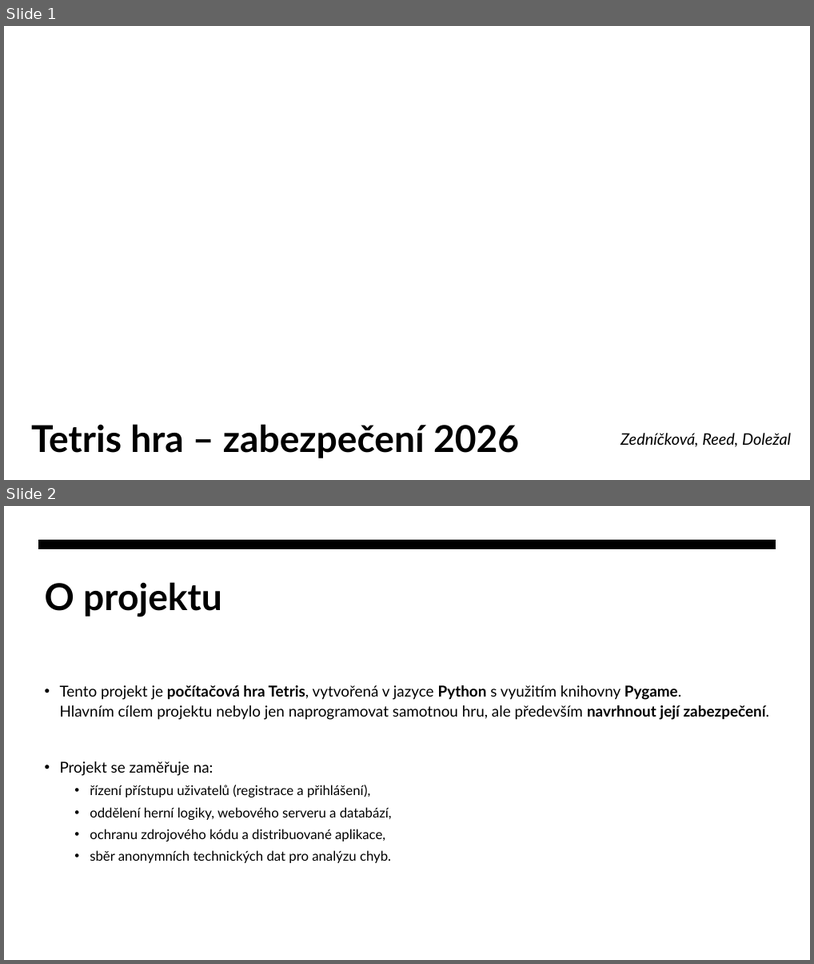
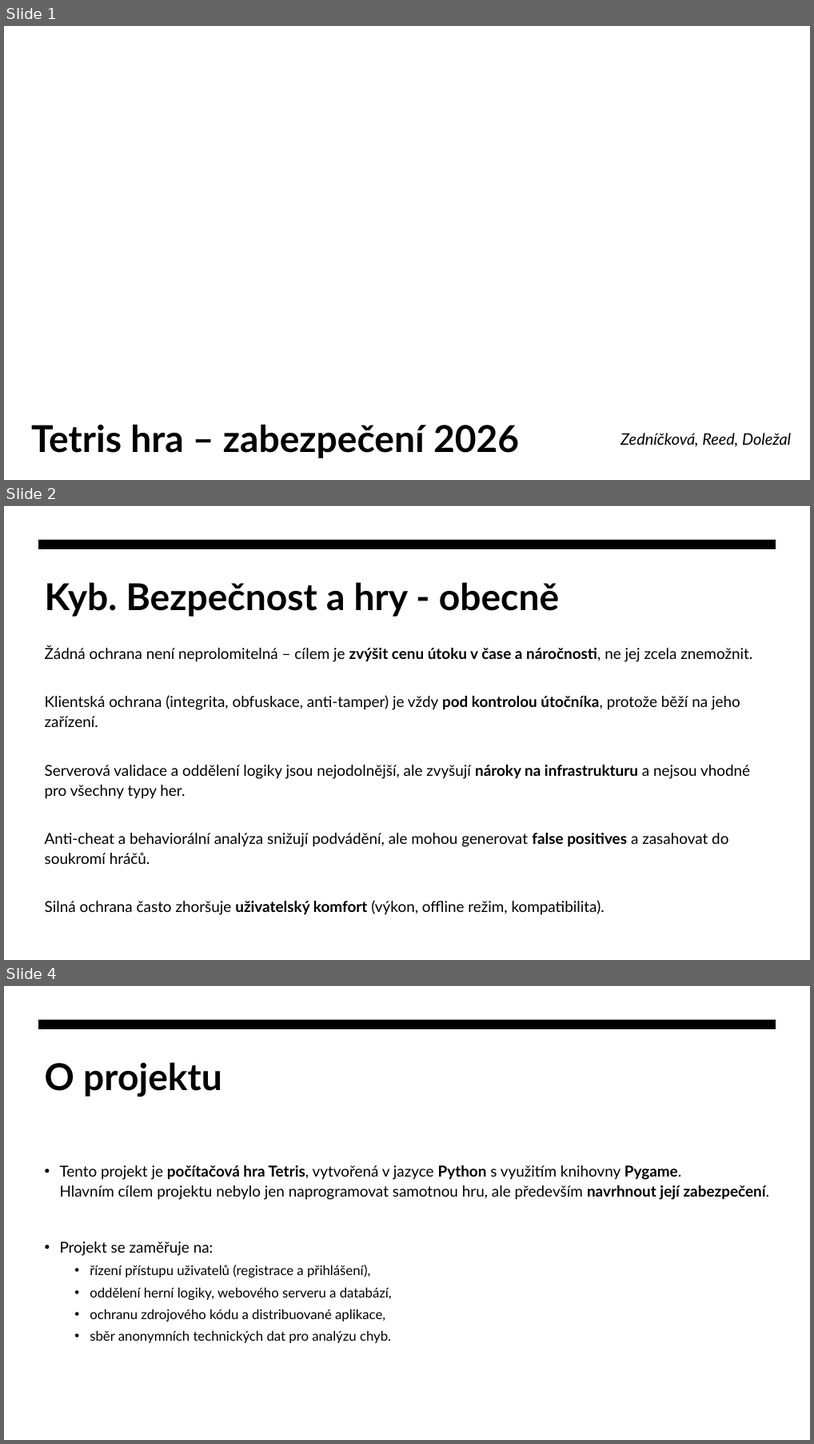
Before and after one commit to DannyZednickova/tetris_game_project, a slide deck: Tetris hra - zabezpečení.pptx. Shown one above the other, each under a label of ours: slides 1 and 2 before the commit, slides 1, 2 and 4 after it; the slides between them are not shown. The pictures are 814x964 and 814x1444 pixels, drawn with LibreOffice and Linux fonts; fonts in the diff are those of the drawing; background and template pictures are left out. Boxes give left, top, right and bottom in pixels: in the first picture for what was removed or moved away, otherwise in the second. Text is boxed around its words. In the diff, an @@ line names an element or a change of style, - is before the commit and + after.

```diff
--- a/Tetris hra - zabezpečení.pptx
+++ b/Tetris hra - zabezpečení.pptx
@@ slide 2 added at (4,506,810,960), background #FFFFFF; not listed: 1 template element that a slide beside it also shows @@
@@ title added at (45,582,559,616), 44 pt, text #000000, bold @@
+Kyb. Bezpečnost a hry - obecně
@@ text added at (45,646,753,915), 18 pt, text #000000 @@
+Žádná ochrana není neprolomitelná – cílem je zvýšit cenu útoku v čase a náročnosti, ne jej zcela znemožnit.
+Klientská ochrana (integrita, obfuskace, anti-tamper) je vždy pod kontrolou útočníka, protože běží na jeho zařízení.
+Serverová validace a oddělení logiky jsou nejodolnější, ale zvyšují nároky na infrastrukturu a nejsou vhodné pro všechny typy her.
+Anti-cheat a behaviorální analýza snižují podvádění, ale mohou generovat false positives a zasahovat do soukromí hráčů.
+Silná ochrana často zhoršuje uživatelský komfort (výkon, offline režim, kompatibilita).
@@ what was slide 2 is now slide 4 @@
```
Also in this commit, not shown: 1 slide changed, 1 other slide added, 1 other file.
